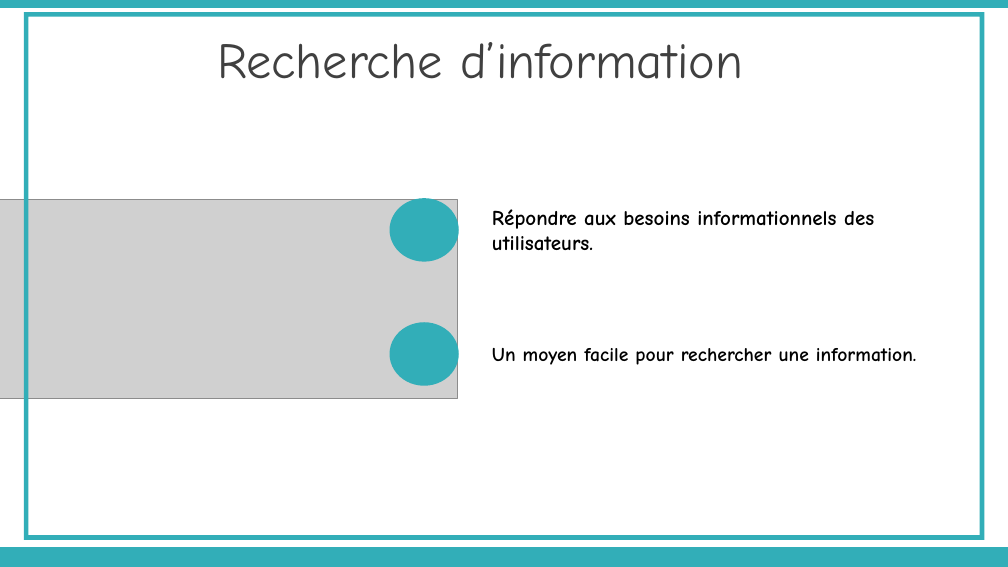
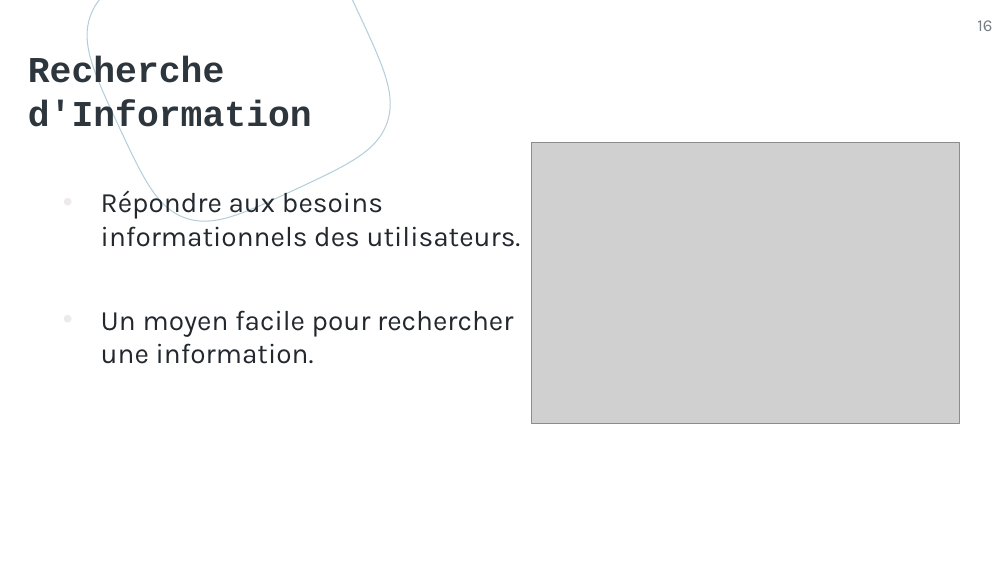
Before and after one commit to rbouadjenek/YouTaQA, a slide deck: slide 16 of Paper/présentation Soutenance Master AGABI & TIDAFI.pptx (slide 10 before the commit). Drawn at 1008x567 pixels with LibreOffice and Linux fonts; fonts in the diff are those of the drawing; grey boxes stand for pictures. Boxes give left, top, right and bottom in pixels: in the first picture for what was removed or moved away, otherwise in the second. Text is boxed around its words. In the diff, an @@ line names an element or a change of style, - is before the commit and + after.

```diff
--- a/Paper/présentation Soutenance Master AGABI & TIDAFI.pptx
+++ b/Paper/présentation Soutenance Master AGABI & TIDAFI.pptx
@@ rectangle removed at [0,0,1008,8] @@
@@ frame removed at [24,12,985,540] @@
@@ freeform shape added at [87,0,390,222], outline #B5CFDA 0.75 pt @@
@@ page number added at [977,20,992,31], 12 pt, text #767E85 @@
+16
@@ title at [28,56,312,136]: text changed; size 36 to 26 pt; font Comic Neue to Courier New; text colour #404040 to #2E363D; bold on @@
-Recherche d’information
+Recherche d'Information
@@ title "Recherche d'Information" at [28,56,312,136]: vertical alignment middle to top @@
@@ picture: place and size @@
-picture at [0,200,458,399]
+picture at [531,143,959,424]
@@ text added at [101,187,521,364], 20 pt, text #23282E @@
+• Répondre aux besoins informationnels des utilisateurs.
+• Un moyen facile pour rechercher une information.
@@ ellipse removed at [389,199,459,262] @@
@@ text removed at [492,209,874,251] @@
-Répondre aux besoins informationnels des utilisateurs.
@@ ellipse removed at [389,323,459,386] @@
@@ text removed at [492,348,917,365] @@
-Un moyen facile pour rechercher une information.
@@ rectangle removed at [0,547,1008,567] @@
```
Also in this commit, not shown: 20 other slides changed, 16 slides added, 10 slides removed, 5 other files.
